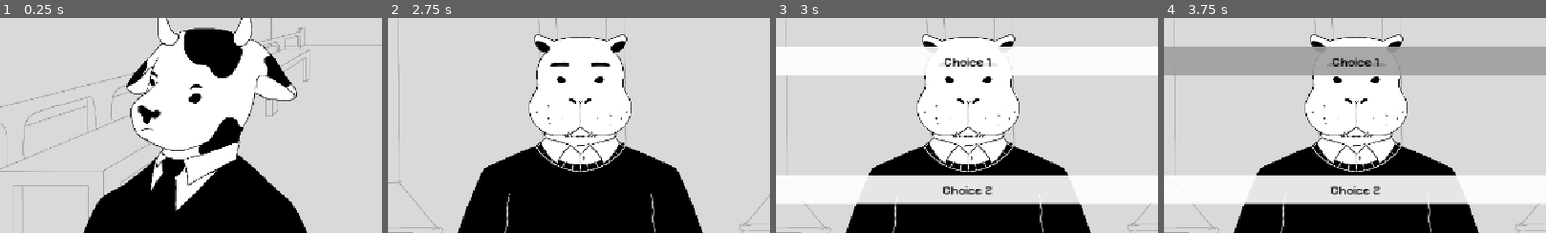
Above: before the commit, frames 1-4 (left to right).
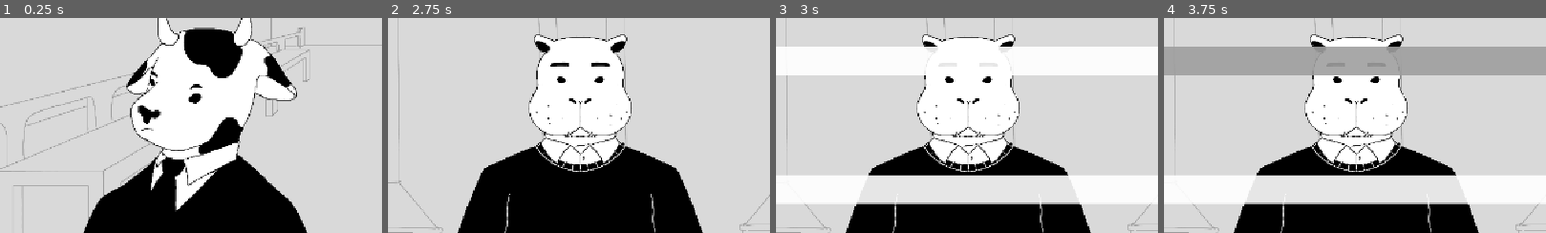
Above: after the commit, the same moments.

Repository: ryrwynn/Moo-Trial-Godot
Game: Godot game, scene res://scenes/game_scene.tscn
The game is run twice, just before and just after one commit, with the same random seed, the same clock (stepped at 60 frames per second) and the same inputs.
Inputs (mouse positions are % of the whole screen's width and height, from its top left):
- Up to frame 1 (0.25 s): no input
- Up to frame 2 (2.75 s): click (50, 83) at 0.5 s; click (50, 83) at 1.25 s; click (50, 83) at 2 s
- Up to frame 3 (3 s): tap Enter at 2.75 s; tap Space (Space) at 2.85 s
- Up to frame 4 (3.75 s): click (50, 18) at 3.52 s
The pictures show only the part of the screen within x 25-75%, y 8-58%; the shares and areas given below are measured in that part.

Frames 1-2 are identical in both runs. In frame 3, 0.6% of the frame differs, in the area x 43-57%, y 18-83%; in frame 4, 0.6%.
Error in both runs: Invalid access to property or key 'dialogue_array' on a base object of type 'Resource (ScriptChoice)'. (res://scripts/game_scene.gd:20)

Commit message:
load screen
basic load screen with themed buttons

Diff:
--- /dev/null
+++ b/scenes/title_screen.tscn
@@ -0,0 +1,53 @@
+[gd_scene format=3 uid="uid://b0kuff58ooj7b"]
+
+[ext_resource type="Texture2D" uid="uid://dghpmu0fqle5f" path="res://resources/background/OpeningScreen.png" id="1_fgkus"]
+[ext_resource type="Theme" uid="uid://d2bpuc2s80jcv" path="res://theme/title_screen.tres" id="2_s4lrb"]
+[ext_resource type="PackedScene" uid="uid://cclc6wuk7jx78" path="res://scenes/choice_button_container.tscn" id="3_mgrm8"]
+
+[node name="TitleScreen" type="Control" unique_id=1337586645]
+layout_mode = 3
+anchors_preset = 15
+anchor_right = 1.0
+anchor_bottom = 1.0
+grow_horizontal = 2
+grow_vertical = 2
+
+[node name="TextureRect" type="TextureRect" parent="." unique_id=1224748780]
+layout_mode = 1
+anchors_preset = 15
+anchor_right = 1.0
+anchor_bottom = 1.0
+grow_horizontal = 2
+grow_vertical = 2
+texture = ExtResource("1_fgkus")
+
+[node name="ButtonContainer" type="VBoxContainer" parent="." unique_id=1545328945]
+layout_mode = 1
+anchors_preset = -1
+anchor_left = 0.1
+anchor_top = 0.3
+anchor_right = 0.35
+anchor_bottom = 0.85
+grow_vertical = 2
+theme = ExtResource("2_s4lrb")
+theme_override_constants/separation = 30
+
+[node name="ChoiceButtonContainer2" parent="ButtonContainer" unique_id=1781951482 instance=ExtResource("3_mgrm8")]
+layout_mode = 2
+size_flags_vertical = 3
+choice_text = "LOAD"
+
+[node name="ChoiceButtonContainer" parent="ButtonContainer" unique_id=1748367939 instance=ExtResource("3_mgrm8")]
+layout_mode = 2
+size_flags_vertical = 3
+choice_text = "NEW"
+
+[node name="ChoiceButtonContainer3" parent="ButtonContainer" unique_id=1309894316 instance=ExtResource("3_mgrm8")]
+layout_mode = 2
+size_flags_vertical = 3
+choice_text = "CONFIG"
+
+[node name="ChoiceButtonContainer4" parent="ButtonContainer" unique_id=501859745 instance=ExtResource("3_mgrm8")]
+layout_mode = 2
+size_flags_vertical = 3
+choice_text = "QUIT"
--- a/scripts/choice_button_container.gd
+++ b/scripts/choice_button_container.gd
@@ -1,4 +1,9 @@
 extends PanelContainer
+
+@export var choice_text : String
+
+func _ready() -> void:
+	$ChoiceButton/MarginContainer/RichTextLabel.text = choice_text
 
 func set_text(text:String) -> void:
 	$ChoiceButton/MarginContainer/RichTextLabel.text = text
--- /dev/null
+++ b/theme/title_screen.tres
@@ -0,0 +1,37 @@
+[gd_resource type="Theme" format=3 uid="uid://d2bpuc2s80jcv"]
+
+[sub_resource type="StyleBoxFlat" id="StyleBoxFlat_s4lrb"]
+bg_color = Color(0.75, 0.75, 0.75, 0.78431374)
+border_width_left = 1
+border_width_top = 1
+border_width_right = 1
+border_width_bottom = 1
+border_color = Color(0, 0, 0, 1)
+corner_radius_top_left = 5
+corner_radius_top_right = 5
+corner_radius_bottom_right = 5
+corner_radius_bottom_left = 5
+expand_margin_left = 5.0
+expand_margin_top = 5.0
+expand_margin_right = 5.0
+expand_margin_bottom = 5.0
+
+[sub_resource type="StyleBoxFlat" id="StyleBoxFlat_ug0vw"]
+bg_color = Color(0.7490196, 0.7490196, 0.7490196, 0.8235294)
+draw_center = false
+border_width_left = 1
+border_width_top = 1
+border_width_right = 1
+border_width_bottom = 1
+border_color = Color(0, 0, 0, 1)
+corner_radius_top_left = 5
+corner_radius_top_right = 5
+corner_radius_bottom_right = 5
+corner_radius_bottom_left = 5
+
+[resource]
+Button/font_sizes/font_size = 18
+Button/styles/focus = SubResource("StyleBoxFlat_s4lrb")
+Button/styles/hover = SubResource("StyleBoxFlat_s4lrb")
+Button/styles/normal = SubResource("StyleBoxFlat_ug0vw")
+RichTextLabel/font_sizes/normal_font_size = 30
Renamed: resources/background/lockscreen.png -> resources/background/OpeningScreen.png
Not shown, changed: resources/background/OpeningScreen.png.import
